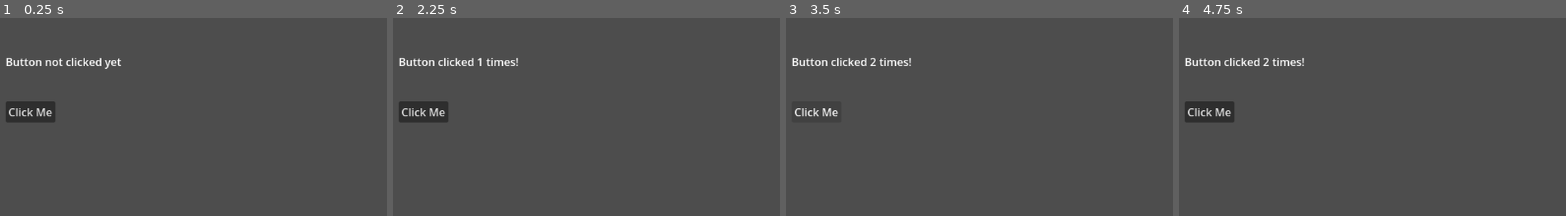
Above: before the commit, frames 1-4 (left to right).
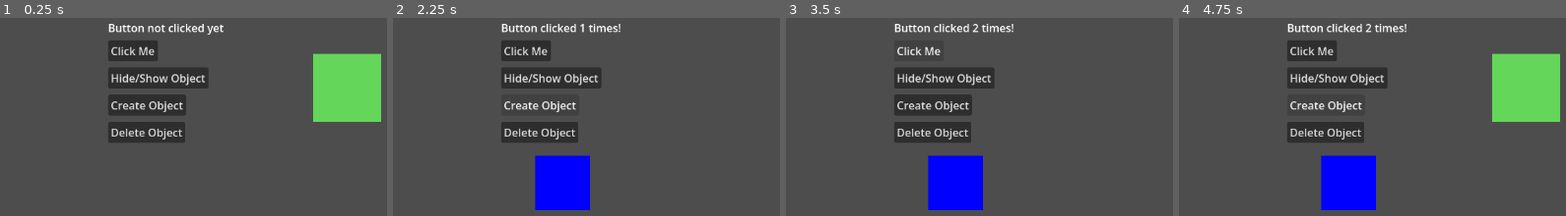
Above: after the commit, the same moments.

Repository: Nerflix/GAM20001_A2
Game: Godot game, scene res://UI.tscn
Same seed, same stepped clock (60 frames per second), same inputs: the game is played once before the commit and once after it.
Inputs (mouse positions are in pixels of both pictures, inside the frame that each line leads up to):
- Up to frame 1 (0.25 s): no input
- Up to frame 2 (2.25 s): click "Click Me" at 0.5 s; click (551, 77) at 1.25 s, where only the run after the commit has a clickable "Hide/Show Object"; click (540, 105) at 2 s, where only the run after the commit has a clickable "Create Object"
- Up to frame 3 (3.5 s): click "Click Me" at 2.75 s
- Up to frame 4 (4.75 s): click (1337, 77) at 3.5 s, where only the run after the commit has a clickable "Hide/Show Object"; click (1326, 105) at 4.25 s, where only the run after the commit has a clickable "Create Object"

The runs differ from the first frame. In frame 1, 16% of the frame differs, in the area x 1-99%, y 2-63%; in frame 2, 12%; in frame 3, 12%; in frame 4, 19%, in the area x 1-99%, y 2-98%.

Commit message:
PR02 - Object manipulation complete - hide/show/create/delete

Diff:
--- a/UI.tscn
+++ b/UI.tscn
@@ -18,18 +18,50 @@
 anchor_top = 0.5
 anchor_right = 0.5
 anchor_bottom = 0.5
-offset_left = -376.0
-offset_top = -54.0
-offset_right = -303.0
-offset_bottom = -23.0
+offset_left = -226.0
+offset_top = -144.0
+offset_right = -153.0
+offset_bottom = -113.0
 grow_horizontal = 2
 grow_vertical = 2
 text = "Click Me"
 
 [node name="Label" type="Label" parent="." unique_id=295579367]
 layout_mode = 0
-offset_left = 200.0
+offset_left = 350.0
+offset_top = 150.0
+offset_right = 520.0
+offset_bottom = 173.0
+text = "Button not clicked yet"
+
+[node name="Button2" type="Button" parent="." unique_id=1946204367]
+layout_mode = 0
+offset_left = 350.0
+offset_top = 220.0
+offset_right = 497.0
+offset_bottom = 251.0
+text = "Hide/Show Object"
+
+[node name="Button3" type="Button" parent="." unique_id=1242530775]
+layout_mode = 0
+offset_left = 350.0
+offset_top = 260.0
+offset_right = 464.0
+offset_bottom = 291.0
+text = "Create Object"
+
+[node name="Button4" type="Button" parent="." unique_id=1663828728]
+layout_mode = 0
+offset_left = 350.0
+offset_top = 300.0
+offset_right = 463.0
+offset_bottom = 331.0
+text = "Delete Object"
+
+[node name="ColorRect" type="ColorRect" parent="." unique_id=858984817]
+layout_mode = 0
+offset_left = 650.0
 offset_top = 200.0
-offset_right = 370.0
-offset_bottom = 223.0
-text = "Button not clicked yet"
+offset_right = 750.0
+offset_bottom = 300.0
+color = Color(0.39409325, 0.8392157, 0.34923923, 1)
--- a/ui.gd
+++ b/ui.gd
@@ -1,18 +1,36 @@
 extends Control
 
-# Get references to our Button and Label nodes
 @onready var button = $Button
 @onready var label = $Label
+@onready var button2 = $Button2
+@onready var button3 = $Button3
+@onready var button4 = $Button4
+@onready var color_rect = $ColorRect
 
-# click counter variable
 var click_count = 0
+var spawned_object = null
 
 func _ready():
-	# Connect the button's pressed signal to our function
 	button.pressed.connect(_on_button_pressed)
+	button2.pressed.connect(_on_hide_show)
+	button3.pressed.connect(_on_create)
+	button4.pressed.connect(_on_delete)
 
 func _on_button_pressed():
-	# Every time button is clicked, increase counter
 	click_count += 1
-	# Update the label text
 	label.text = "Button clicked " + str(click_count) + " times!"
+
+func _on_hide_show():
+	color_rect.visible = !color_rect.visible
+
+func _on_create():
+	spawned_object = ColorRect.new()
+	spawned_object.color = Color.BLUE
+	spawned_object.size = Vector2(80, 80)
+	spawned_object.position = Vector2(400, 350)
+	add_child(spawned_object)
+
+func _on_delete():
+	if spawned_object != null:
+		spawned_object.queue_free()
+		spawned_object = null
